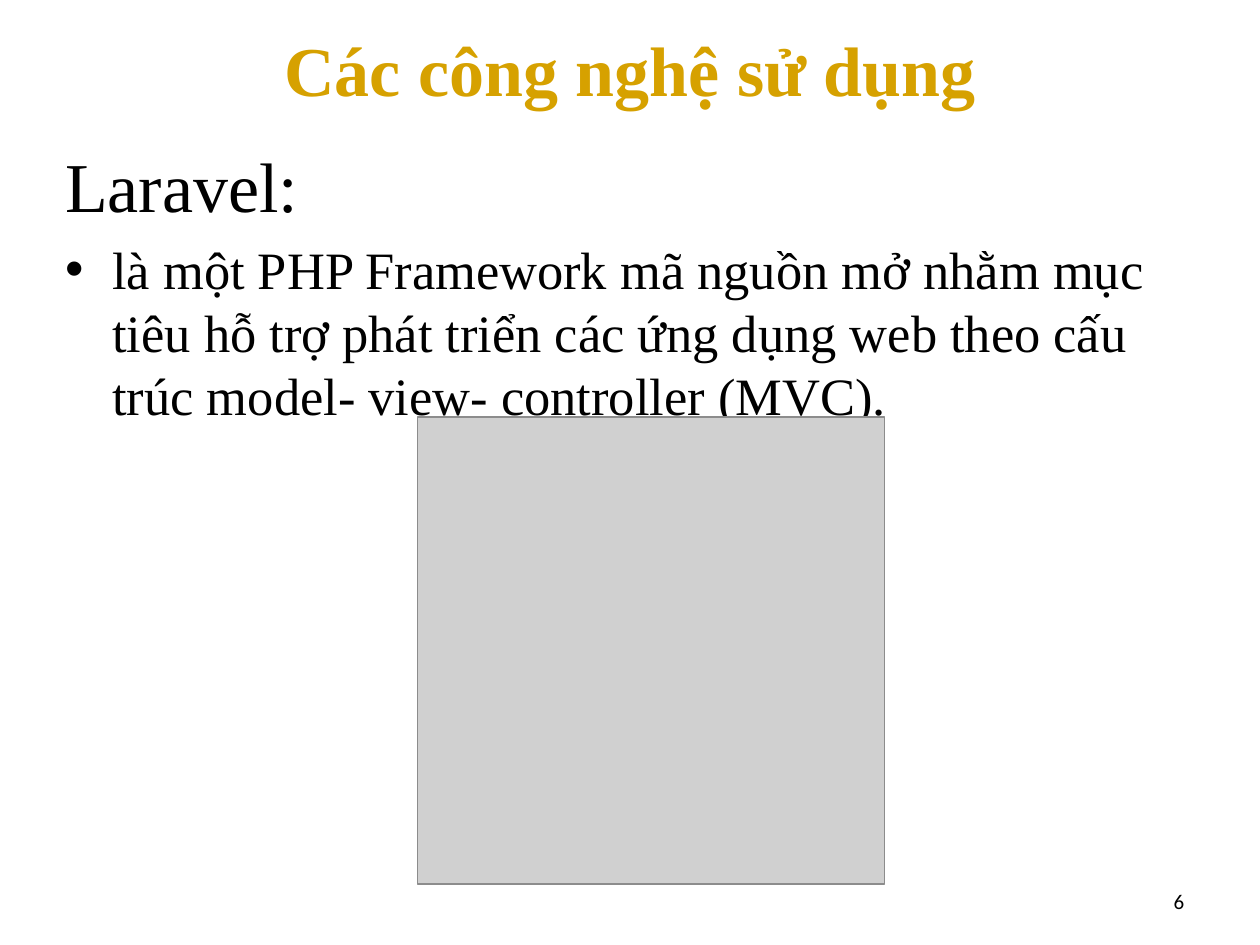
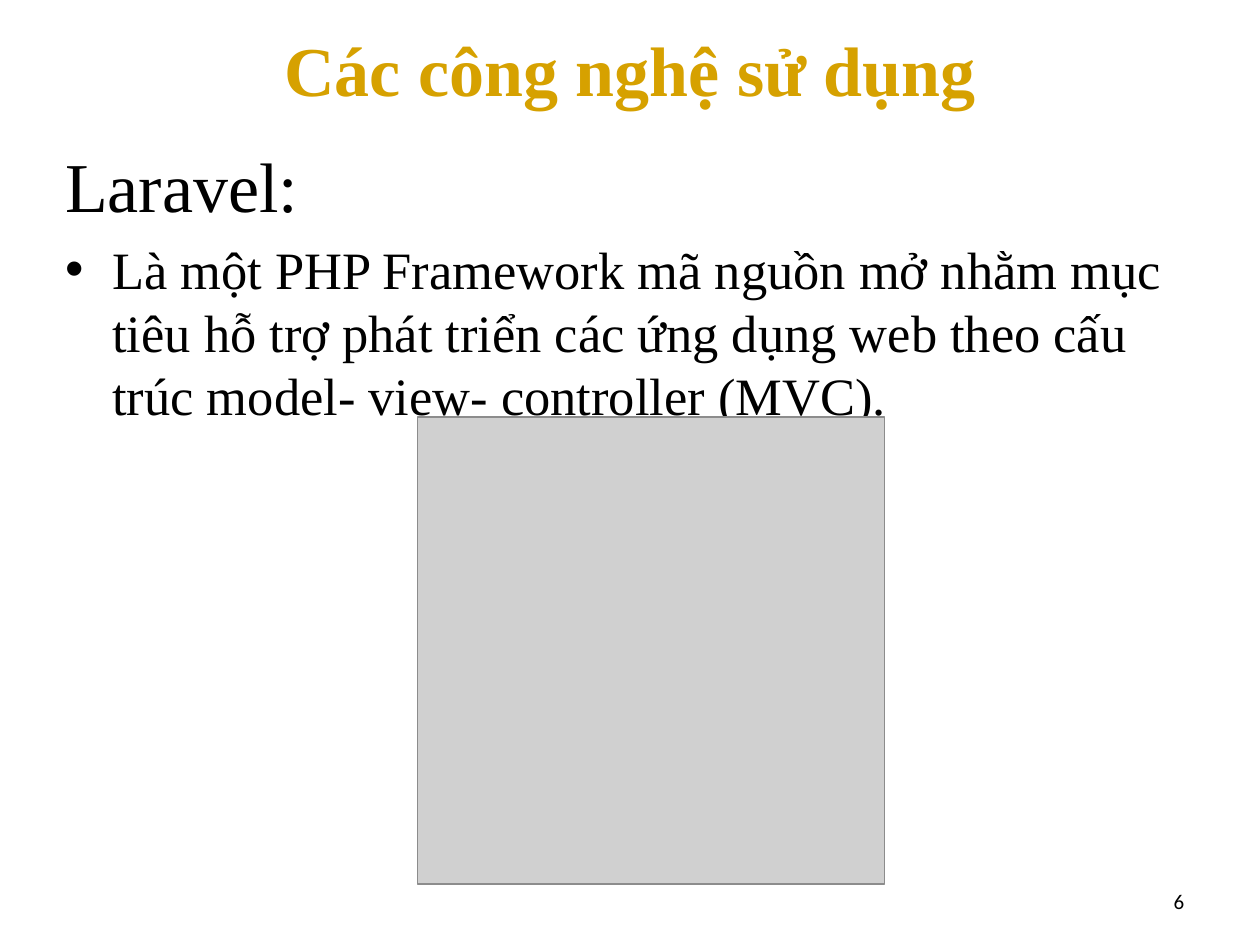
Before and after one commit to anhempk1250/TLCN-CuaHangTinHoc, a slide deck: slide 7 of TLCN.pptx. Drawn at 1260x945 pixels with LibreOffice and Linux fonts; fonts in the diff are those of the drawing; grey boxes stand for pictures; background and template pictures are left out. Boxes give left, top, right and bottom in pixels: in the first picture for what was removed or moved away, otherwise in the second. Text is boxed around its words. In the diff, an @@ line names an element or a change of style, - is before the commit and + after.

```diff
--- a/TLCN.pptx
+++ b/TLCN.pptx
@@ text at <box>112,251,1160,426</box>: text changed @@
-• là một PHP Framework mã nguồn mở nhằm mục tiêu hỗ trợ phát triển các ứng dụng web theo cấu trúc model- view- controller (MVC).
+• Là một PHP Framework mã nguồn mở nhằm mục tiêu hỗ trợ phát triển các ứng dụng web theo cấu trúc model- view- controller (MVC).
```
Also in this commit, not shown: 6 other slides changed, 8 other files.
